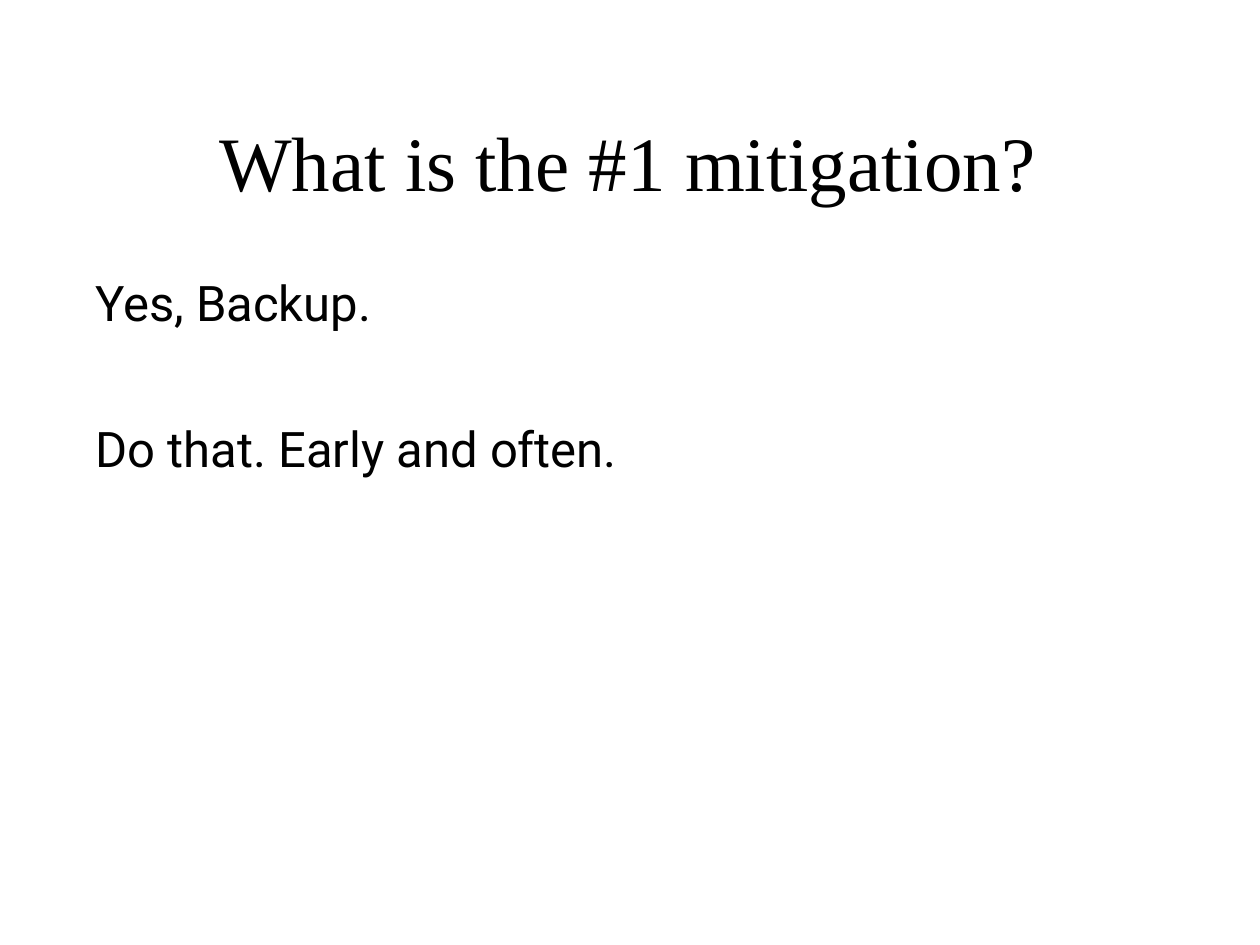
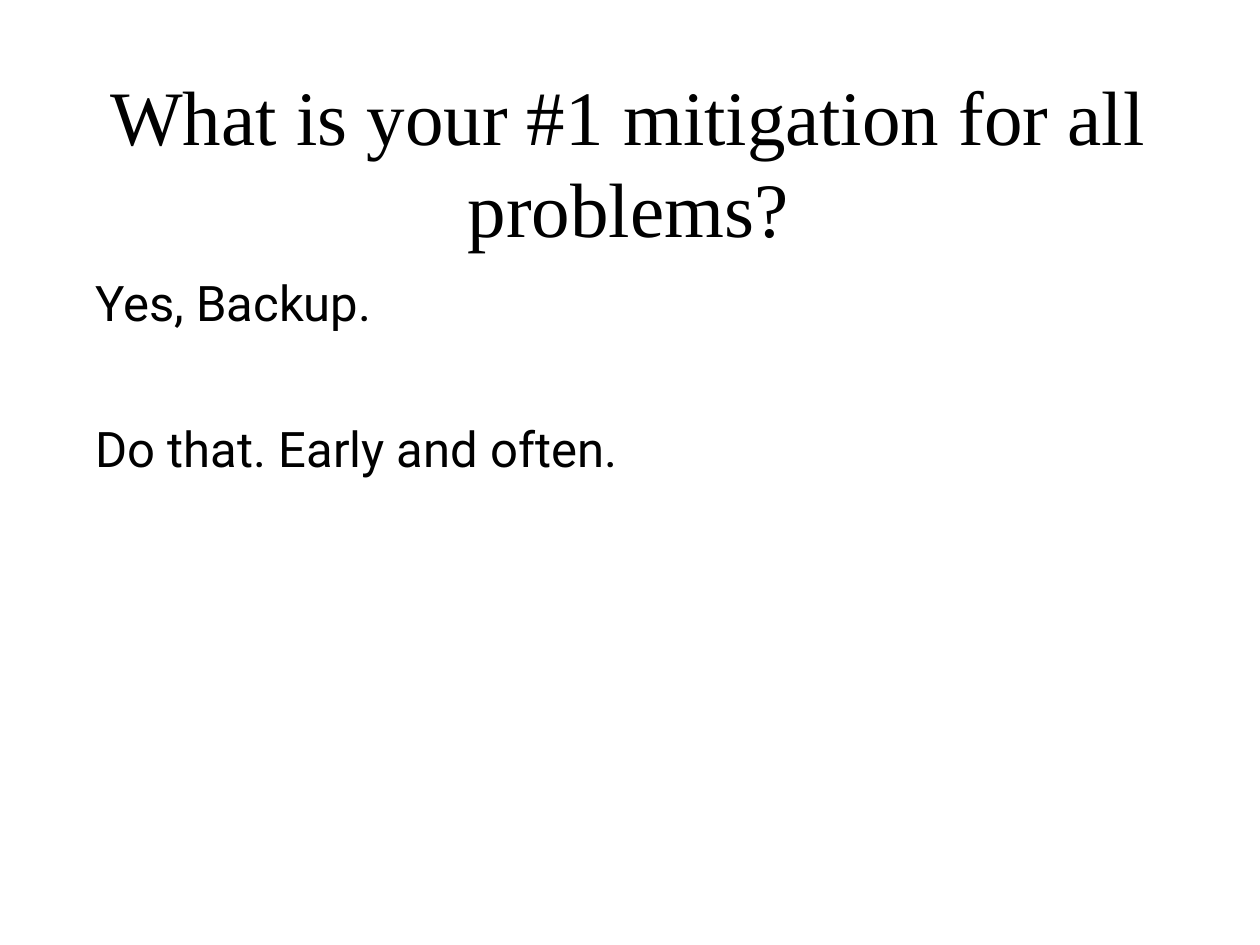
Before and after one commit to sftcd/cs7053, a slide deck: slide 63 of 2016lectures/02-concepts.ppt. Drawn at 1260x945 pixels with LibreOffice and Linux fonts; fonts in the diff are those of the drawing. Boxes give left, top, right and bottom in pixels: in the first picture for what was removed or moved away, otherwise in the second. Text is boxed around its words. In the diff, an @@ line names an element or a change of style, - is before the commit and + after.

```diff
--- a/2016lectures/02-concepts.ppt
+++ b/2016lectures/02-concepts.ppt
@@ title at (110,90,1145,252): text changed @@
-What is the #1 mitigation?
+What is your #1 mitigation for all problems?
```
Also in this commit, not shown: 37 other slides changed, 1 other file.
